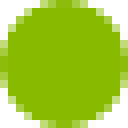
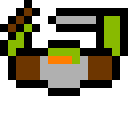
Layered file, before and after one edit (128 × 128). Changes by layer:
added layer "UpperBody" above "Background" over [0,0,128,96]
painted on "Background" over [0,0,128,128]
